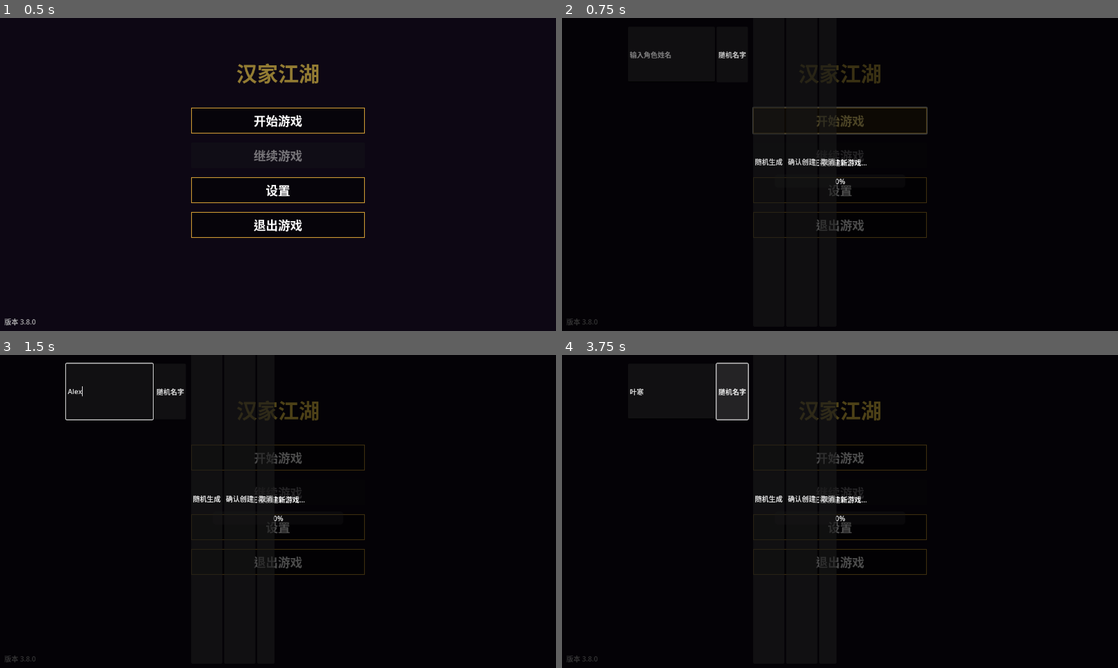
Above: before the commit, frames 1-4 (two rows, left to right).
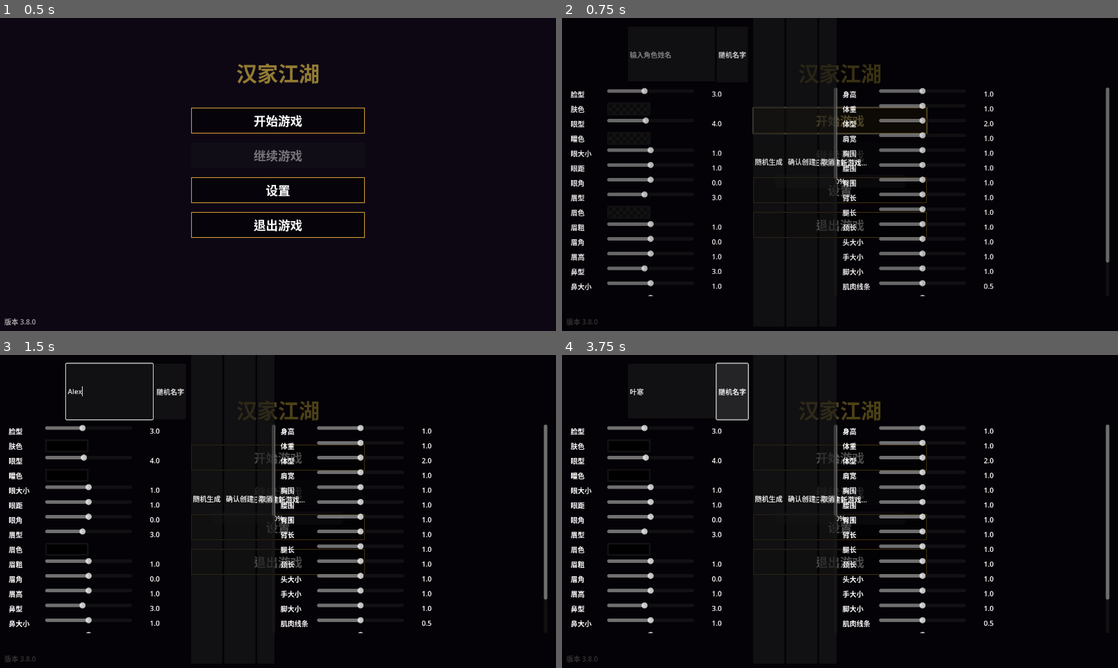
Above: after the commit, the same moments.

Repository: dcy126/ggjh
Game: Godot game, scene res://src/scenes/main_menu/main_menu.tscn
Same seed, same stepped clock (60 frames per second), same inputs: the game is played once before the commit and once after it. Sound files missing from this copy of the repository are replaced by a short silence.
Inputs (mouse positions are in pixels of both pictures, inside the frame that each line leads up to):
- Up to frame 1 (0.5 s): no input
- Up to frame 2 (0.75 s): click "开始游戏" at 0.5 s
- Up to frame 3 (1.5 s): click (111, 392) at 1.27 s; type "Alex" at 1.35 s
- Up to frame 4 (3.75 s): click "开始游戏" at 2 s; click "设置" at 2.75 s; click "随机名字" at 3.5 s

Frame 1 is identical in both runs. In frame 2, 4.8% of the frame differs, in the area x 1-99%, y 22-89%; in frame 3, 4.8%; in frame 4, 4.8%.
Error before the commit: Cannot call method 'add_child' on a null value. (res://src/ui/character_customization/character_customization.gd:75)

Commit message:
修复bug

Diff:
--- a/src/autoload/event_manager.gd
+++ b/src/autoload/event_manager.gd
@@ -59,6 +59,25 @@
 	event_history.append(event_data)
 	if event_history.size() > max_history:
 		event_history.remove_at(0)
+
+func add_listener(event_name: String, action: Callable) -> bool:
+	if not action.is_valid():
+		push_warning("EventManager: 尝试添加的 Callable 无效 - " + event_name)
+		return false
+
+	if not event_listeners.has(event_name):
+		event_listeners[event_name] = []
+
+	# 从 Callable 中提取绑定的对象，以兼容原有的 [listener, callable] 数据结构
+	var listener_obj = action.get_object()
+
+	# 避免重复添加完全相同的监听
+	for existing in event_listeners[event_name]:
+		if existing[0] == listener_obj and existing[1] == action:
+			return true
+
+	event_listeners[event_name].append([listener_obj, action])
+	return true
 
 func _connect_listener(event_name: String, listener: Object, method: String, binds: Array = []) -> bool:
 	if not event_listeners.has(event_name):
--- a/src/scenes/world/world.gd
+++ b/src/scenes/world/world.gd
@@ -22,9 +22,9 @@
 	_load_current_area()
 	_setup_shortcuts()
 
-	TimeManager.get_instance().connect("day_changed", _on_day_changed)
-	TimeManager.get_instance().connect("weather_changed", _on_weather_changed)
-	TimeManager.get_instance().connect("season_changed", _on_season_changed)
+	EventManager.instance.add_listener("day_changed", _on_day_changed)
+	EventManager.instance.add_listener("weather_changed", _on_weather_changed)
+	EventManager.instance.add_listener("season_changed", _on_season_changed)
 
 func _setup_input():
 	# 在 Godot 4 中，动态添加输入映射的标准写法
@@ -74,7 +74,7 @@
 
 func _load_current_area():
 	var area_id = WorldManager.get_instance().current_area
-	if area_id != "":
+	if area_id is String and area_id != "":
 		_enter_area(area_id)
 
 func _enter_area(area_id: String):
--- a/src/scenes/world/world.tscn
+++ b/src/scenes/world/world.tscn
@@ -1,128 +1,129 @@
-[gd_scene load_steps=3 format=3 uid="//world_scene"]
+[gd_scene load_steps=3 format=3 uid="uid://c544xm5l0wqfu"]
 
-[ext_resource type="Script" path="res://src/scenes/world/world.gd" id="1"]
+[ext_resource type="Script" uid="uid://blamfk6xge01h" path="res://src/scenes/world/world.gd" id="1"]
 
-[node name="World" type="Node2D" parent="."]
+[sub_resource type="RectangleShape2D" id="3"]
+size = Vector2(32, 32)
+
+[node name="World" type="Node2D"]
 script = ExtResource("1")
 
 [node name="Player" type="CharacterBody2D" parent="."]
-name = "Player"
+unique_name_in_owner = true
 position = Vector2(400, 300)
 
 [node name="Sprite2D" type="Sprite2D" parent="Player"]
-texture = ExtResource("2")
 scale = Vector2(0.5, 0.5)
 
 [node name="CollisionShape2D" type="CollisionShape2D" parent="Player"]
-shape = ExtResource("3")
+shape = SubResource("3")
 
 [node name="Camera2D" type="Camera2D" parent="Player"]
-enabled = true
-zoom = Vector2(1, 1)
+unique_name_in_owner = true
 limit_left = 0
 limit_top = 0
 limit_right = 1920
 limit_bottom = 1080
-drag_margin = Vector2(200, 200)
 
 [node name="CurrentAreaLabel" type="Label" parent="."]
-name = "CurrentAreaLabel"
-layout_mode = 3
-anchors_preset = 9
+unique_name_in_owner = true
+anchors_preset = 15
 anchor_right = 1.0
 anchor_bottom = 1.0
-offset_left = 10
-offset_top = -60
-offset_right = -10
-offset_bottom = -10
+offset_left = 10.0
+offset_top = -60.0
+offset_right = -10.0
+offset_bottom = -10.0
+grow_vertical = 2
+theme_override_colors/font_color = Color(1, 1, 1, 1)
 theme_override_font_sizes/font_size = 18
-theme_override_colors/font_color = Color(1, 1, 1, 1)
 text = "当前地点: 杭州"
 
 [node name="Minimap" type="TextureRect" parent="."]
-name = "Minimap"
-layout_mode = 3
-anchors_preset = 6
+unique_name_in_owner = true
+anchors_preset = -1
 anchor_left = 1.0
-anchor_top = 0.0
-offset_left = -210
-offset_top = 10
-offset_right = -10
-offset_bottom = 210
+anchor_right = 1.0
+anchor_bottom = 0.5
+offset_left = -210.0
+offset_top = 10.0
+offset_right = -10.0
+offset_bottom = 210.0
+grow_horizontal = 0
+grow_vertical = 2
 stretch_mode = 2
 
 [node name="PlayerMarker" type="TextureRect" parent="Minimap"]
-name = "PlayerMarker"
-texture = ExtResource("4")
 custom_minimum_size = Vector2(10, 10)
+layout_mode = 0
 
 [node name="TimeLabel" type="Label" parent="."]
-name = "TimeLabel"
-layout_mode = 3
-anchors_preset = 10
+unique_name_in_owner = true
+anchors_preset = 1
 anchor_left = 1.0
-offset_left = -210
-offset_top = 230
-offset_right = -10
-offset_bottom = 260
+anchor_right = 1.0
+offset_left = -210.0
+offset_top = 230.0
+offset_right = -10.0
+offset_bottom = 260.0
+grow_horizontal = 2
+theme_override_colors/font_color = Color(1, 1, 1, 1)
 theme_override_font_sizes/font_size = 16
-theme_override_colors/font_color = Color(1, 1, 1, 1)
 text = "12:00:00"
 
 [node name="WeatherLabel" type="Label" parent="."]
-name = "WeatherLabel"
-layout_mode = 3
-anchors_preset = 10
+unique_name_in_owner = true
+anchors_preset = 1
 anchor_left = 1.0
-offset_left = -210
-offset_top = 260
-offset_right = -10
-offset_bottom = 290
+anchor_right = 1.0
+offset_left = -210.0
+offset_top = 260.0
+offset_right = -10.0
+offset_bottom = 290.0
+grow_horizontal = 2
+theme_override_colors/font_color = Color(1, 1, 1, 1)
 theme_override_font_sizes/font_size = 16
-theme_override_colors/font_color = Color(1, 1, 1, 1)
 text = "天气: 晴"
 
 [node name="SeasonLabel" type="Label" parent="."]
-name = "SeasonLabel"
-layout_mode = 3
-anchors_preset = 10
+unique_name_in_owner = true
+anchors_preset = 1
 anchor_left = 1.0
-offset_left = -210
-offset_top = 290
-offset_right = -10
-offset_bottom = 320
+anchor_right = 1.0
+offset_left = -210.0
+offset_top = 290.0
+offset_right = -10.0
+offset_bottom = 320.0
+grow_horizontal = 2
+theme_override_colors/font_color = Color(1, 1, 1, 1)
 theme_override_font_sizes/font_size = 16
-theme_override_colors/font_color = Color(1, 1, 1, 1)
 text = "季节: 春"
 
 [node name="QuestTracker" type="VBoxContainer" parent="."]
-name = "QuestTracker"
-layout_mode = 3
+unique_name_in_owner = true
 anchors_preset = 12
+anchor_top = 1.0
 anchor_right = 1.0
 anchor_bottom = 1.0
-offset_left = -310
-offset_top = -300
-offset_right = -10
-offset_bottom = -10
+offset_left = -310.0
+offset_top = -300.0
+offset_right = -10.0
+offset_bottom = -10.0
+grow_horizontal = 2
+grow_vertical = 0
 theme_override_constants/separation = 5
 
 [node name="ShortcutBar" type="HBoxContainer" parent="."]
-name = "ShortcutBar"
-layout_mode = 3
-anchors_preset = 15
+unique_name_in_owner = true
+anchors_preset = 7
 anchor_left = 0.5
 anchor_top = 1.0
 anchor_right = 0.5
 anchor_bottom = 1.0
-offset_left = -250
-offset_top = -70
-offset_right = 250
-offset_bottom = -10
+offset_left = -250.0
+offset_top = -70.0
+offset_right = 250.0
+offset_bottom = -10.0
+grow_horizontal = 2
+grow_vertical = 2
 theme_override_constants/separation = 5
-
-[sub_resource type="RectangleShape2D" id="3"]
-size = Vector2(32, 32)
-
-[ext_resource type="Texture2D" path="res://src/assets/sprites/player.png" id="2"]
-[ext_resource type="Texture2D" path="res://src/assets/ui/icons/player_marker.png" id="4"]
--- a/src/ui/character_customization/character_customization.gd
+++ b/src/ui/character_customization/character_customization.gd
@@ -5,9 +5,9 @@
 @onready var name_input: LineEdit = %NameInput
 @onready var random_name_btn: Button = %RandomNameBtn
 
-@onready var face_container: VBoxContainer = %FaceContainer
-@onready var body_container: VBoxContainer = %BodyContainer
-@onready var voice_container: VBoxContainer = %VoiceContainer
+@onready var face_container: VBoxContainer = %FaceVBox
+@onready var body_container: VBoxContainer = %BodyVBox
+@onready var voice_container: VBoxContainer = %VoiceVBox
 
 @onready var preset_buttons: GridContainer = %PresetButtons
 @onready var btn_randomize: Button = %BtnRandomize
@@ -124,7 +124,7 @@
 func _create_slider(prop: Dictionary) -> Control:
 	var container = HBoxContainer.new()
 	container.custom_minimum_size = Vector2(0, 30)
-	container.set_meta("prop_name", prop["name"])
+	container.set_meta("prop_name", prop["prop"])
 
 	var label = Label.new()
 	label.text = prop["label"]
